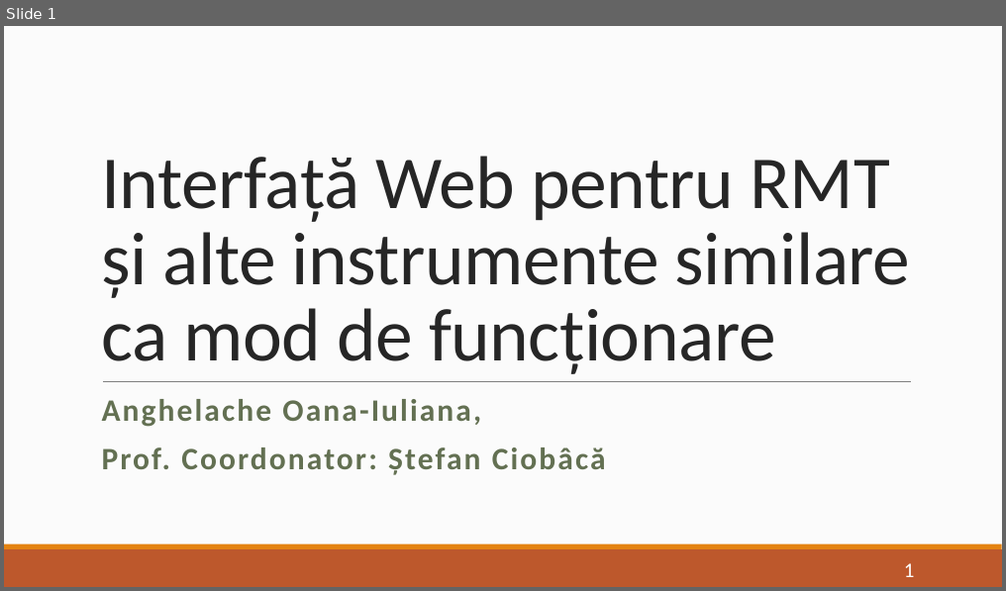
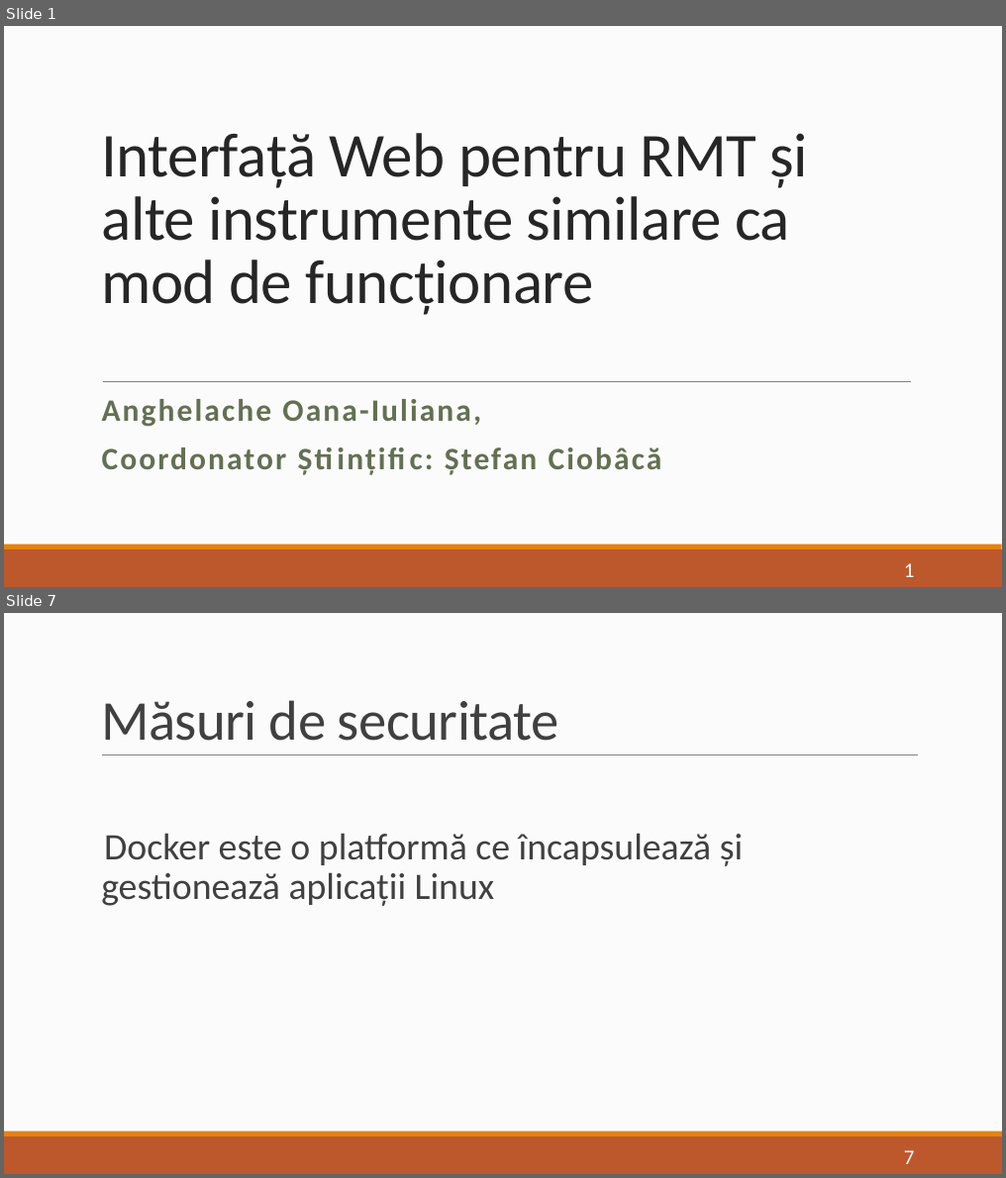
Before and after one commit to oana-a/Licenta2017, a slide deck: Licenta2017AnghelacheOana-Iuliana/Prezentare.pptx. Shown one above the other, each under a label of ours: slide 1 before the commit, slides 1 and 7 after it; the slides between them are not shown. The pictures are 1006x591 and 1006x1178 pixels, drawn with LibreOffice and Linux fonts; fonts in the diff are those of the drawing. Boxes give left, top, right and bottom in pixels: in the first picture for what was removed or moved away, otherwise in the second. Text is boxed around its words. In the diff, an @@ line names an element or a change of style, - is before the commit and + after.

```diff
--- a/Licenta2017AnghelacheOana-Iuliana/Prezentare.pptx
+++ b/Licenta2017AnghelacheOana-Iuliana/Prezentare.pptx
@@ slide 7 added at (4,613,1002,1174), background #FCFCFC; not listed: 2 template elements that a slide beside it also shows @@
@@ title added at (101,700,559,741), 54 pt, text #404040 @@
+Măsuri de securitate
@@ line added from (102, 756) to (918, 756), #808080 0.5 pt @@
@@ text added at (101,833,743,906), 36 pt, text #404040 @@
+  Docker este o platformă ce încapsulează și gestionează aplicații Linux
@@ page number added at (904,1151,915,1164), 20 pt, text #FFFFFF @@
+7
@@ slide 1 changed as well @@
@@ title "Interfață Web pentru RMT și ...": place and size @@
-title "Interfață Web pentru RMT și ..." at (101,156,910,374)
+title "Interfață Web pentru RMT și ..." at (102,133,808,315)
@@ title "Interfață Web pentru RMT și ..." at (102,133,808,315): size 72 to 60 pt @@
@@ subtitle at (102,448,662,475): text changed @@
-Prof. Coordonator: Ștefan Ciobâcă
+Coordonator Științific: Ștefan Ciobâcă
```
Also in this commit, not shown: 7 other slides added, 1 slide removed.
